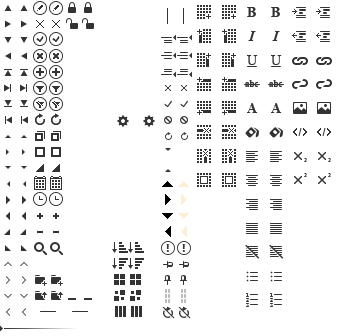
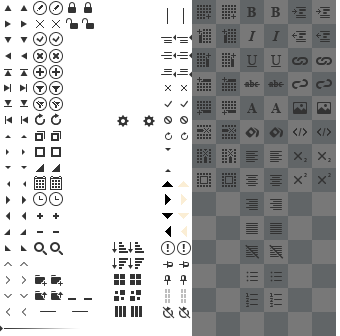
Before/after of a w=340, h=336 layered artwork. What changed in the layer stack:
showed "Layer 1" over [192,0,336,336]
